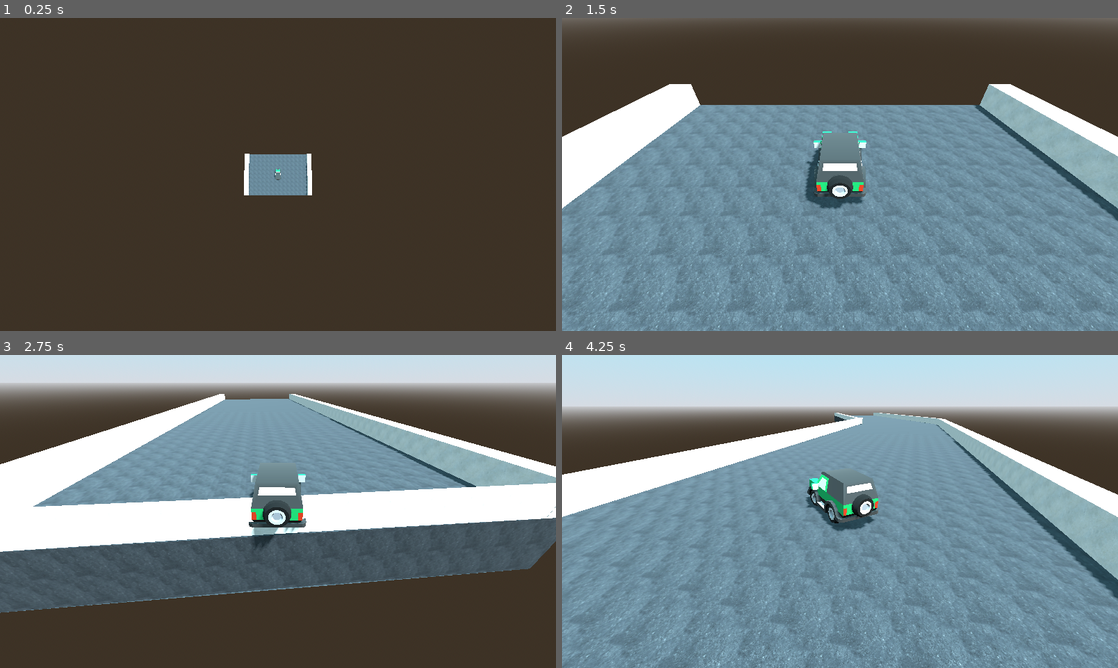
Above: before the commit, frames 1-4 (two rows, left to right).
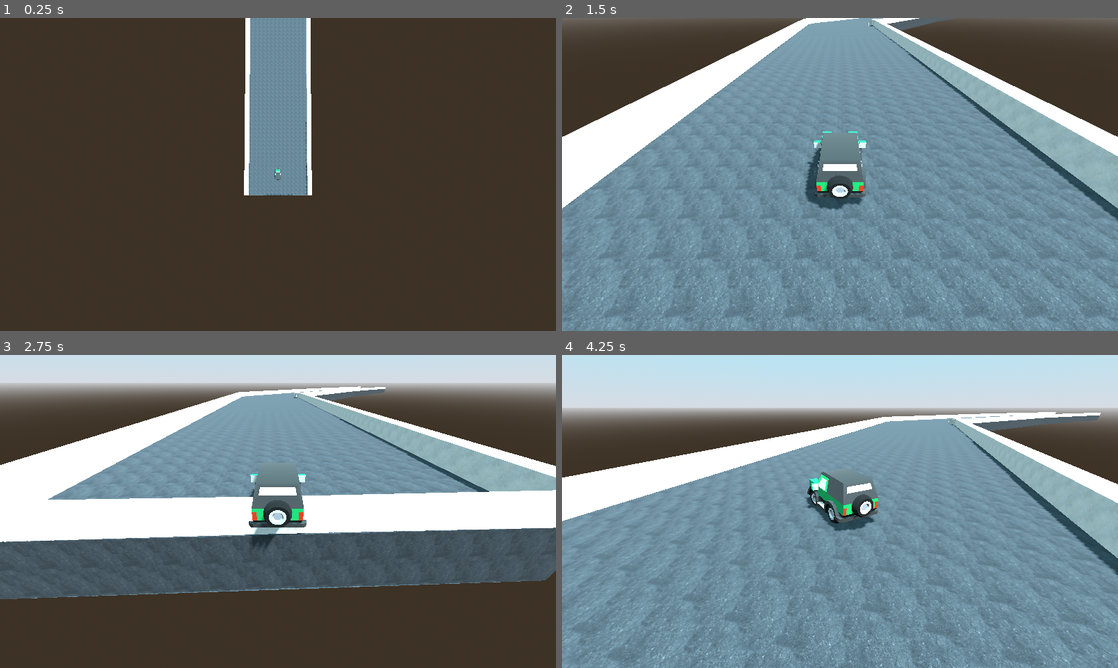
Above: after the commit, the same moments.

Repository: vachanbhogi/drive
Game: Godot game, scene res://world.tscn
The game is run twice, just before and just after one commit, with the same random seed, the same clock (stepped at 60 frames per second) and the same inputs.
Inputs:
- Up to frame 1 (0.25 s): no input
- Up to frame 2 (1.5 s): hold D (steer_right) 0.53-1.28 s; hold S (brake) from 1.28 s (still down)
- Up to frame 3 (2.75 s): release S (brake) at 2.03 s; hold D (steer_right) from 2.03 s (still down)
- Up to frame 4 (4.25 s): release D (steer_right) at 2.78 s; hold W (accelerate) 2.78-3.53 s; hold A (steer_left) from 3.53 s (still down)

The runs differ from the first frame. In frame 1, 5.2% of the frame differs, in the area x 44-56%, y 0-57%; in frame 2, 15%, in the area x 0-100%, y 0-100%; in frame 3, 7.9%; in frame 4, 13%.

Commit message:
optimize track

Diff:
--- a/Track/track.gd
+++ b/Track/track.gd
@@ -1,23 +1,31 @@
-extends Path3D
+extends Node
 
-var points = PackedVector3Array()
-var timer = Timer.new()
+@export var player: RigidBody3D
+
 var direction = Vector3.FORWARD
+const MAX_POINTS = 5
+const ADD_THRESHOLD_SQUARED = 15000
+const BATCH_SIZE = 3
 
-func _ready():
-	add_child(timer)
-	timer.wait_time = 1.75
-	timer.connect("timeout", Callable(self, "_on_Timer_timeout"))
-	timer.start()
+@onready var path: Path3D = $Path
 
-func _on_Timer_timeout():
-	if curve.get_point_count() > 7:
-		curve.remove_point(0)
+func _physics_process(_delta: float) -> void:
+	var lastPointCount = path.curve.get_point_count()
+	if player.global_position.distance_squared_to(path.curve.get_point_position(lastPointCount - 1)) < ADD_THRESHOLD_SQUARED:
+		_add_road()
 
-	if curve.get_point_count() > 0:
-		var last_point = curve.get_point_position(curve.get_point_count() - 1)
-		var rotation_angle = deg_to_rad(randf_range(-45, 45))
+func _add_road():
+	var excessPoints = path.curve.get_point_count() - MAX_POINTS
+	for x in range(excessPoints):
+		path.curve.remove_point(0)
+
+	var lastPoint = path.curve.get_point_position(path.curve.get_point_count() - 1)
+	for x in range(BATCH_SIZE):
+		var rotationAngle = deg_to_rad(randf_range(-45, 45))
 		var distance = randf_range(40, 60)
-		var new_point = Vector3(last_point.x + direction.x * distance, last_point.y, last_point.z + direction.z * distance)
-		curve.add_point(new_point)
-		direction = Vector3(direction.x, 0, direction.z).rotated(Vector3.UP, rotation_angle)
+		var newX = lastPoint.x + direction.x * distance
+		var newZ = lastPoint.z + direction.z * distance
+		path.curve.add_point(Vector3(newX, lastPoint.y, newZ))
+		direction = Vector3(direction.x, 0, direction.z).rotated(Vector3.UP, rotationAngle)
+		lastPoint.x = newX
+		lastPoint.z = newZ
--- a/world.tscn
+++ b/world.tscn
@@ -28,7 +28,8 @@
 [node name="WorldEnvironment" type="WorldEnvironment" parent="Affects"]
 environment = SubResource("Environment_oobwl")
 
-[node name="Track" parent="." instance=ExtResource("1_rd37n")]
+[node name="Track" parent="." node_paths=PackedStringArray("player") instance=ExtResource("1_rd37n")]
+player = NodePath("../Player")
 
 [node name="Camera3D" type="Camera3D" parent="." node_paths=PackedStringArray("target")]
 transform = Transform3D(1, 0, 0, 0, 1, 0, 0, 0, 1, 2.08165e-12, 100, 2.08165e-12)
Not shown: 1 places in Track/track.tscn that only renumber resources
Not shown, changed: assets/cars/ambulance.glb.import
Not shown, changed: assets/cars/delivery.glb.import
Not shown, changed: assets/cars/deliveryFlat.glb.import
Not shown, changed: assets/cars/firetruck.glb.import
Not shown, changed: assets/cars/garbageTruck.glb.import
Not shown, changed: assets/cars/hatchbackSports.glb.import
Not shown, changed: assets/cars/police.glb.import
Not shown, changed: assets/cars/race.glb.import
Not shown, changed: assets/cars/raceFuture.glb.import
Not shown, changed: assets/cars/sedan.glb.import
Not shown, changed: assets/cars/sedanSports.glb.import
(and 18 more such lines)
